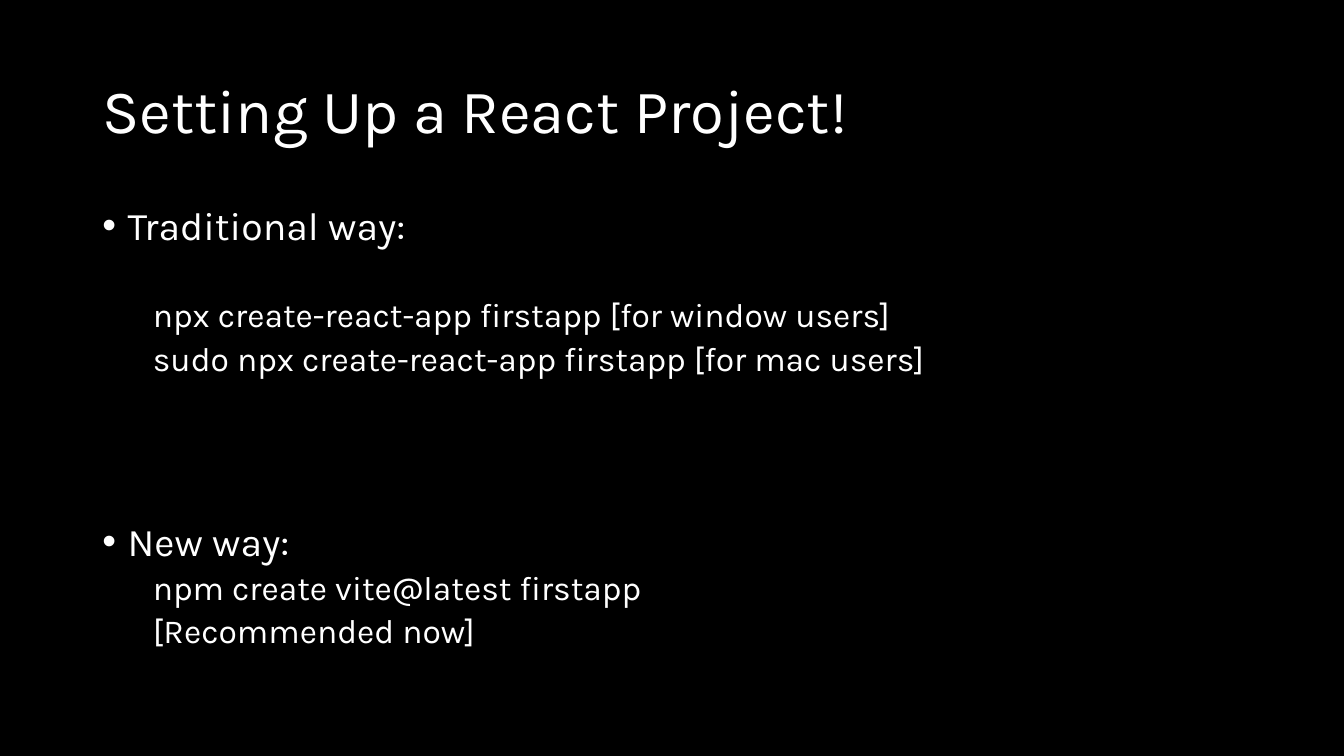
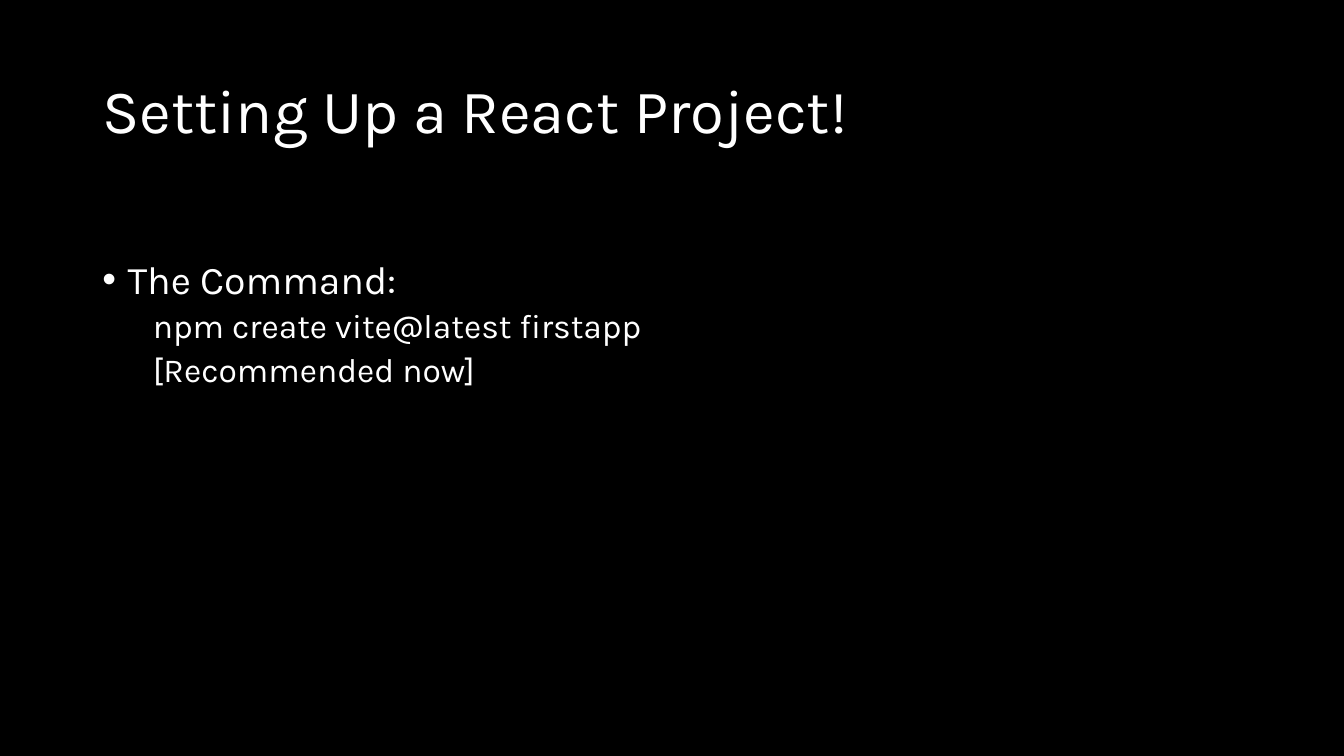
Before and after one commit to natiquekeyin/fall2025, a slide deck: slide 6 of JavaScript/Week10/Week10.pptx. Drawn at 1344x756 pixels with LibreOffice and Linux fonts; fonts in the diff are those of the drawing. Boxes give left, top, right and bottom in pixels: in the first picture for what was removed or moved away, otherwise in the second. Text is boxed around its words. In the diff, an @@ line names an element or a change of style, - is before the commit and + after.

```diff
--- a/JavaScript/Week10/Week10.pptx
+++ b/JavaScript/Week10/Week10.pptx
@@ text at bbox=[128, 267, 396, 295]: text changed; size 24 to 28 pt @@
-• Traditional way:
-  npx create-react-app firstapp [for window users]
-  sudo npx create-react-app firstapp [for mac users]
-• New way:
+• The Command:
```
Also in this commit, not shown: 1 other slide changed, 22 other files.
